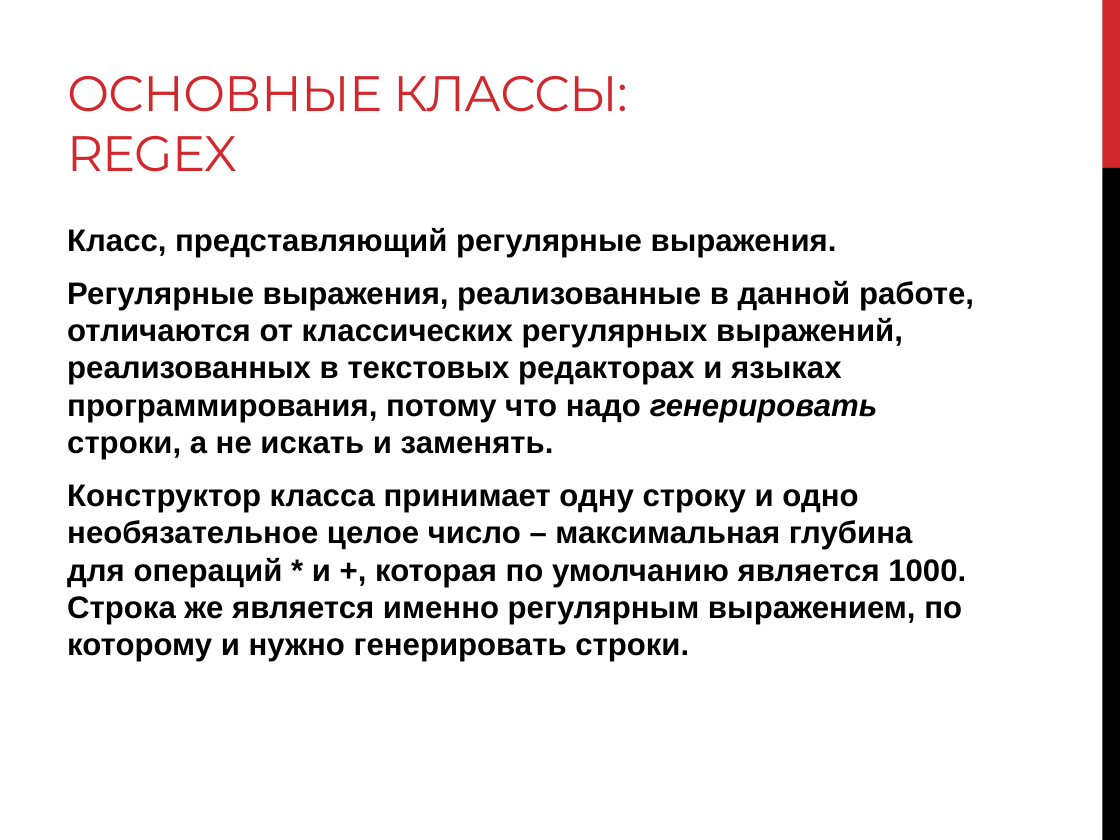
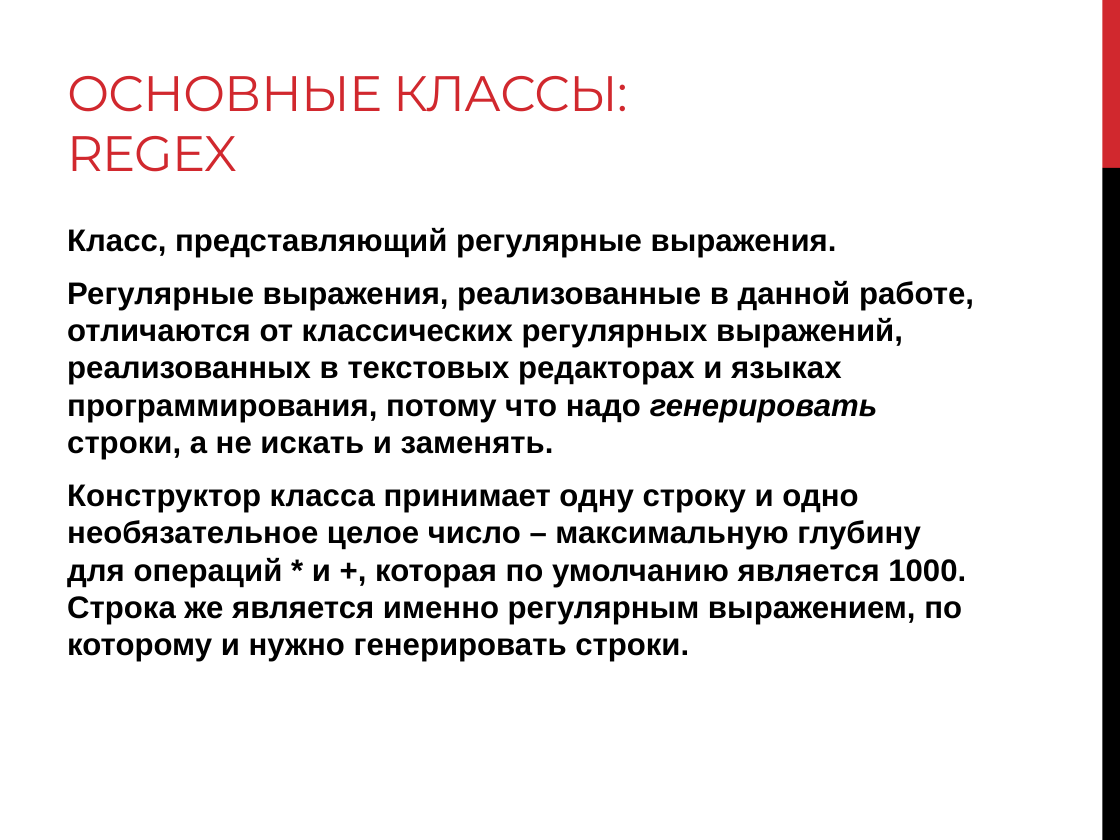
Before and after one commit to levonoganesyan/TestMaker, a slide deck: slide 14 of Diploma.pptx (slide 12 before the commit). Drawn at 1120x840 pixels with LibreOffice and Linux fonts; fonts in the diff are those of the drawing. Boxes give left, top, right and bottom in pixels: in the first picture for what was removed or moved away, otherwise in the second. Text is boxed around its words. In the diff, an @@ line names an element or a change of style, - is before the commit and + after.

```diff
--- a/Diploma.pptx
+++ b/Diploma.pptx
@@ text at [67, 484, 966, 662]: text changed @@
-Конструктор класса принимает одну строку и одно необязательное целое число – максимальная глубина для операций * и +, которая по умолчанию является 1000. Строка же является именно регулярным выражением, по которому и нужно генерировать строки.
+Конструктор класса принимает одну строку и одно необязательное целое число – максимальную глубину для операций * и +, которая по умолчанию является 1000. Строка же является именно регулярным выражением, по которому и нужно генерировать строки.
```
Also in this commit, not shown: 8 other slides changed, 5 slides added, 5 other files.
